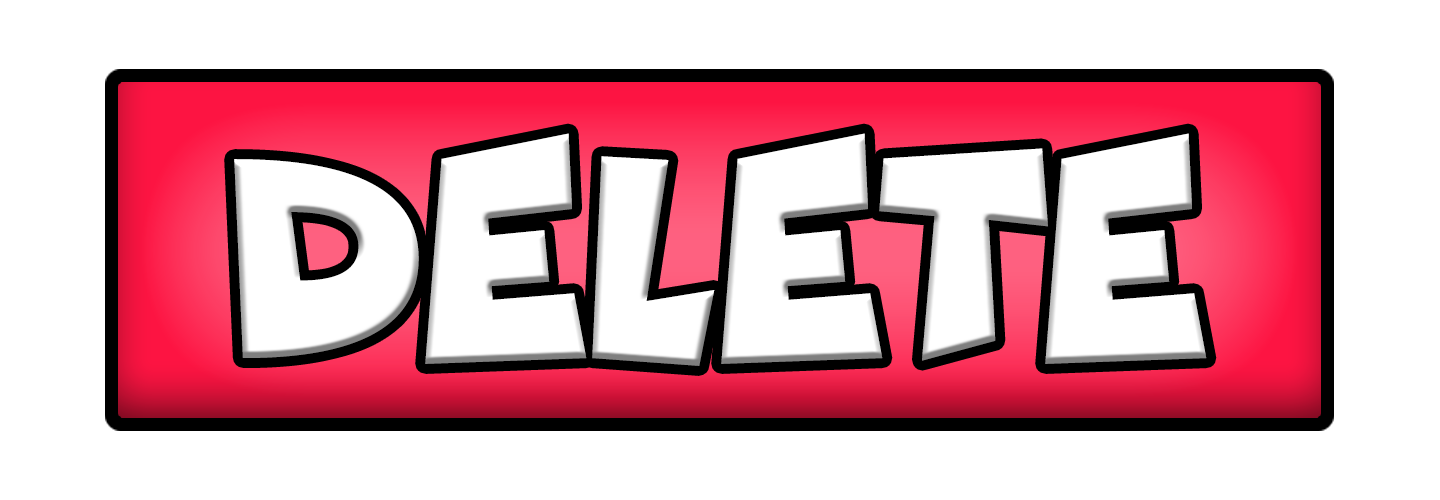
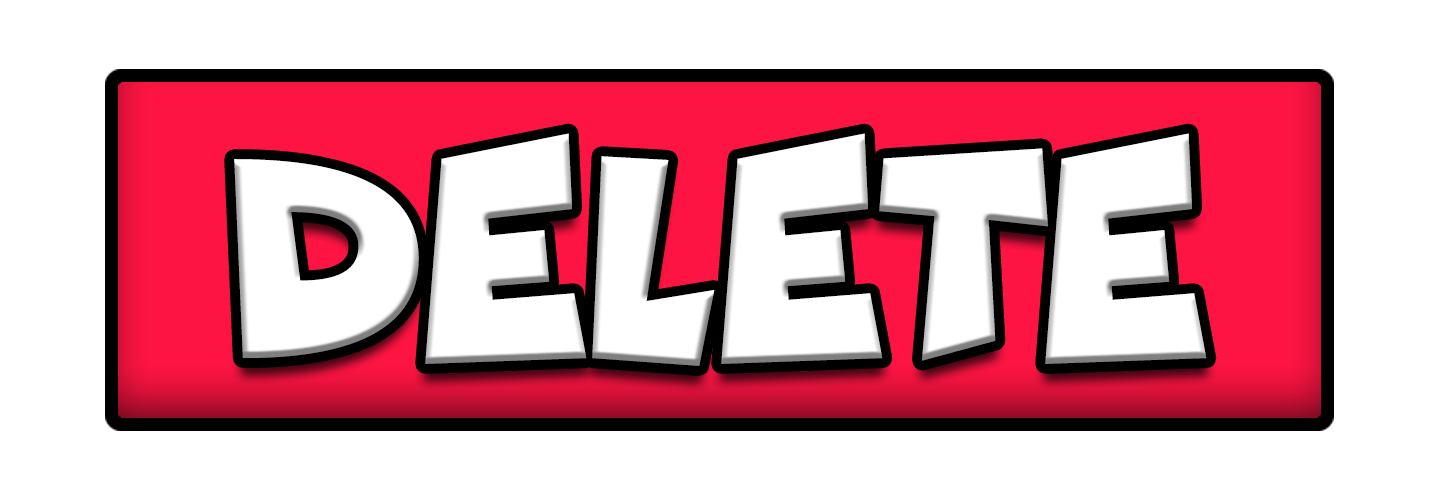
Revision of a layered w=1440, h=500 image; what changed, layer by layer:
pixels changed over [144, 105, 1295, 394] (layer not identified)
